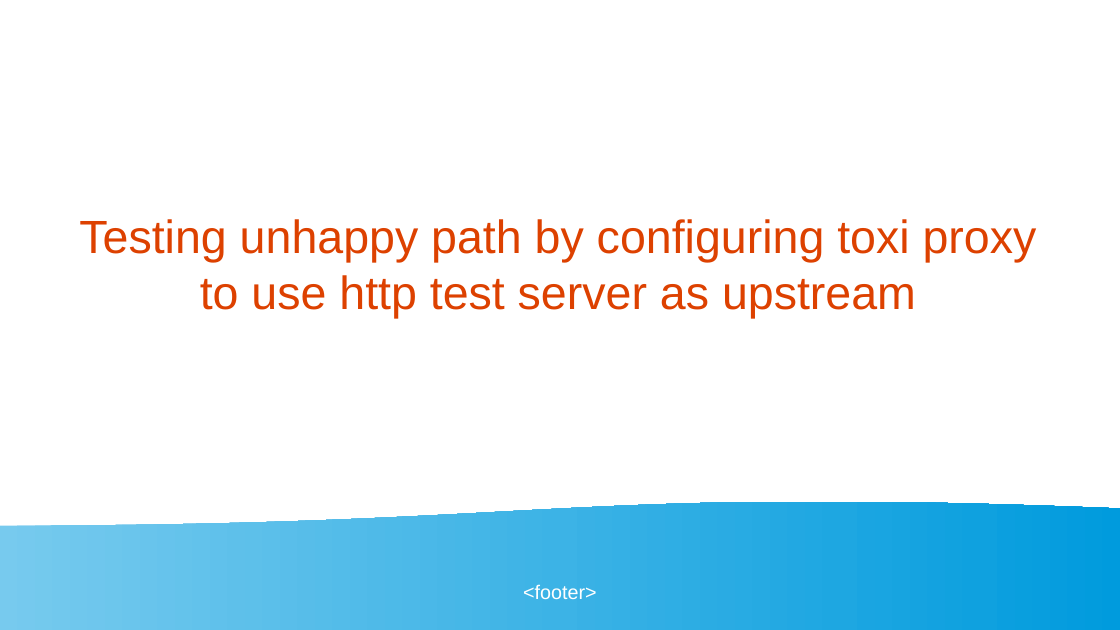
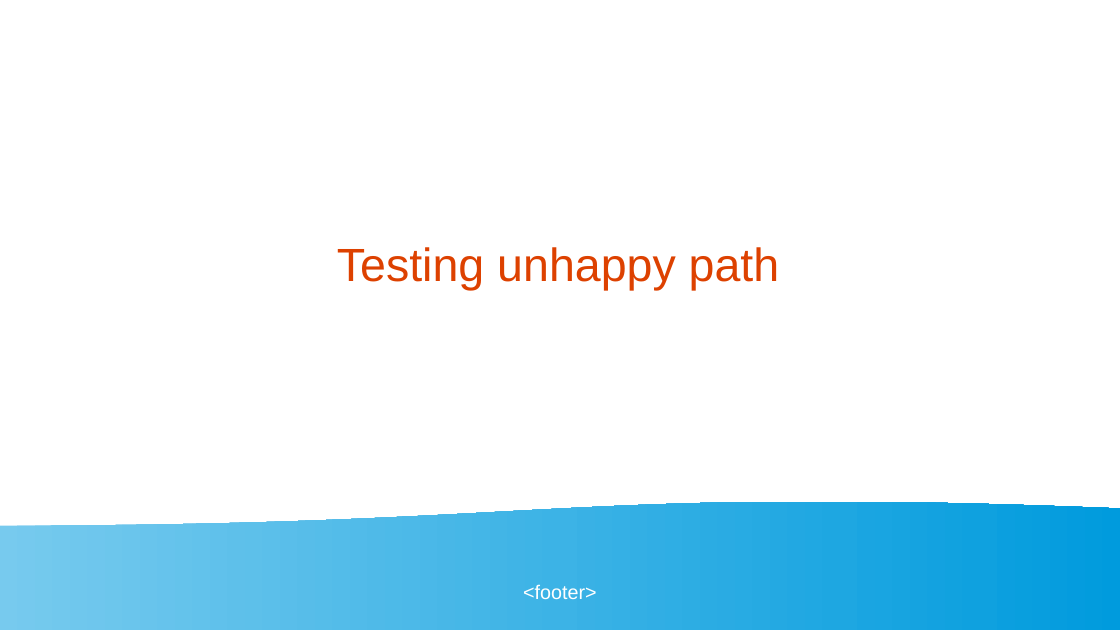
Before and after one commit to golangbot/gophercon-uk-2025-talk, a slide deck: slide 32 of Presentation.odp. Drawn at 1120x630 pixels with LibreOffice and Linux fonts; fonts in the diff are those of the drawing. Boxes give left, top, right and bottom in pixels: in the first picture for what was removed or moved away, otherwise in the second. Text is boxed around its words. In the diff, an @@ line names an element or a change of style, - is before the commit and + after.

```diff
--- a/Presentation.odp
+++ b/Presentation.odp
@@ title at bbox=[337, 247, 780, 291]: text changed @@
-Testing unhappy path by configuring toxi proxy to use http test server as upstream
+Testing unhappy path
```
Also in this commit, not shown: 6 other slides changed, 2 other files.
